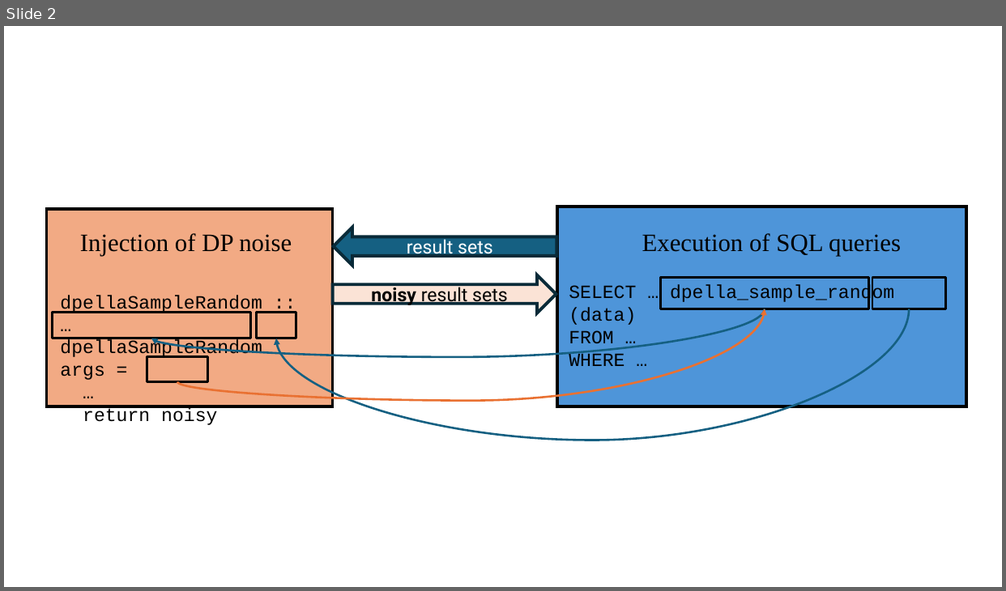
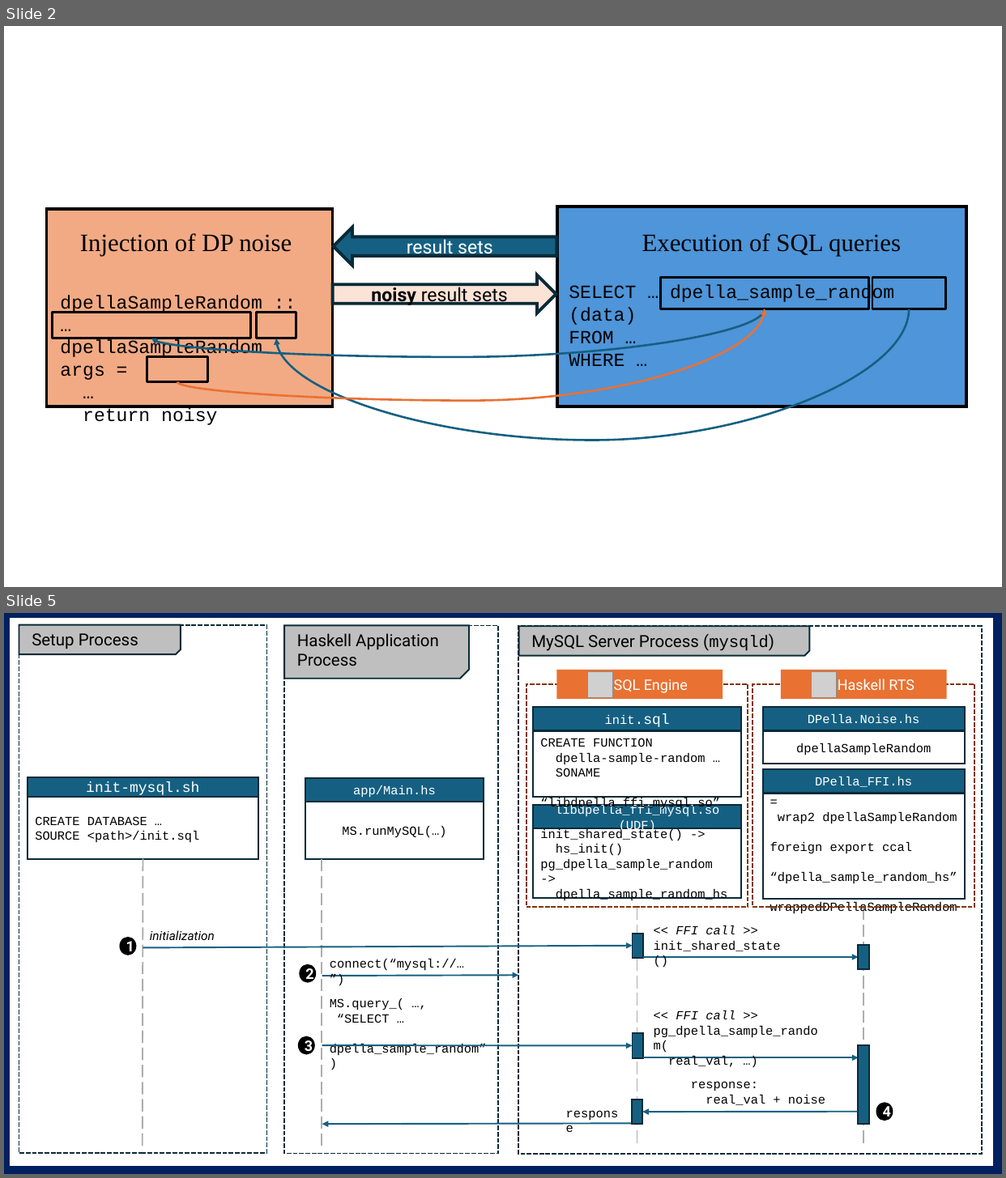
Before and after one commit to dpella/interop-example, a slide deck: fig/NGI Sargasso Images.pptx. Shown one above the other, each under a label of ours: slide 2 before the commit, slides 2 and 5 after it; the slides between them are not shown. The pictures are 1006x591 and 1006x1178 pixels, drawn with LibreOffice and Linux fonts; fonts in the diff are those of the drawing; grey boxes stand for pictures. Boxes give left, top, right and bottom in pixels: in the first picture for what was removed or moved away, otherwise in the second. Text is boxed around its words. In the diff, an @@ line names an element or a change of style, - is before the commit and + after.

Commit message:
Update postgres-workflow.png and pptx files

```diff
--- a/fig/NGI Sargasso Images.pptx
+++ b/fig/NGI Sargasso Images.pptx
@@ slide 5 added at bbox=[4, 613, 1002, 1174], background #002060 @@
@@ group added at bbox=[10, 618, 992, 1165]: 25 rectangles, 12 texts, 7 arrows, 4 lines, 4 ellipses, 3 snip rects, 2 pictures @@
+Response
+Haskell Application
+Process
+CREATE DATABASE …
+SOURCE <path>/init.sql
+init-mysql.sh
+MS.runMySQL(…)
+app/Main.hs
+initialization
+Setup Process
+MySQL Server Process (mysqld)
+MS.query_( …,
+“SELECT …
+dpella_sample_random”)
+connect(“mysql://…”)
+wrappedDPellaSampleRandom =
+wrap2 dpellaSampleRandom
+foreign export ccal
+“dpella_sample_random_hs”
+wrappedDPellaSampleRandom
+DPella_FFI.hs
+init_shared_state() ->
+hs_init()
+pg_dpella_sample_random ->
+dpella_sample_random_hs
+libdpella_ffi_mysql.so (UDF)
+<< FFI call >>
+init_shared_state()
+<< FFI call >>
+pg_dpella_sample_random(
+real_val, …)
+CREATE FUNCTION
+dpella-sample-random …
+SONAME
+“libdpella_ffi_mysql.so”
+init.sql
+dpellaSampleRandom
+DPella.Noise.hs
+SQL Engine
+Haskell RTS
+response:
+real_val + noise
+response
+1
+2
+3
+4
```
Also in this commit, not shown: 2 other slides added, 1 other file.
